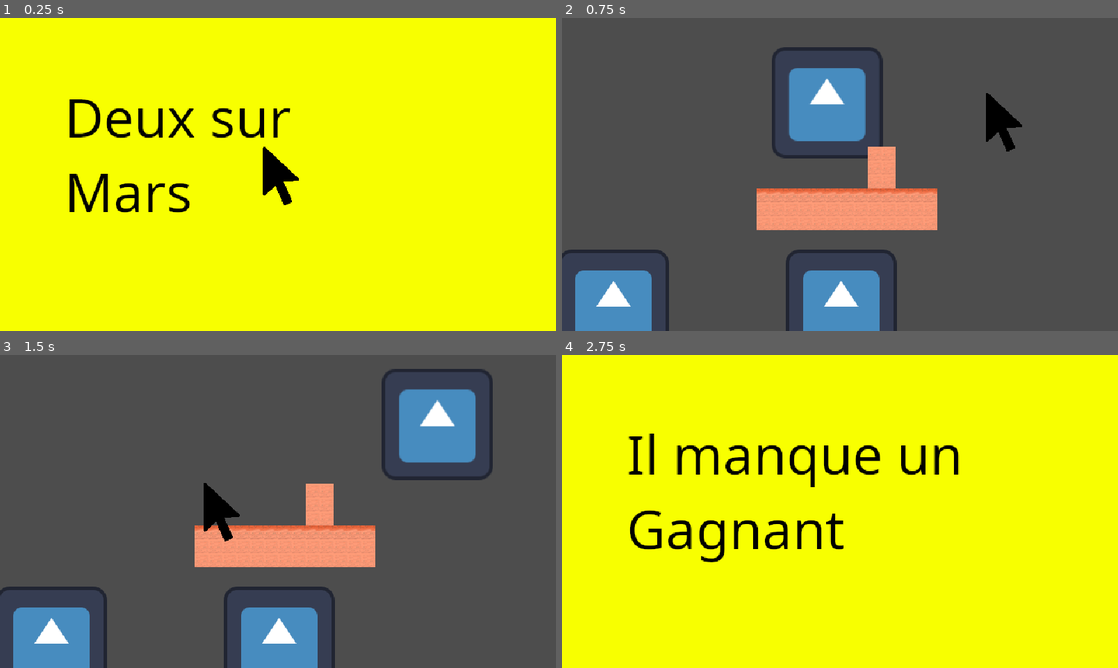
Above: before the commit, frames 1-4 (two rows, left to right).
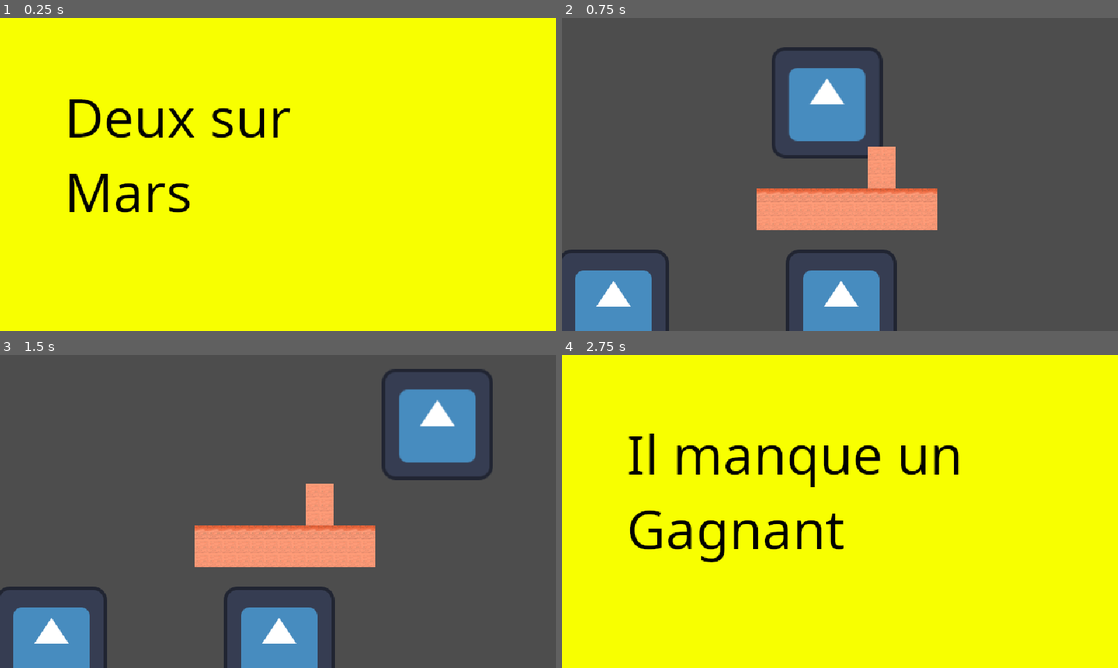
Above: after the commit, the same moments.

Repository: LeResteDuMonde/GameJamPSU
Game: Godot game, scene res://scene/Main.tscn
Same seed, same stepped clock (60 frames per second), same inputs: the game is played once before the commit and once after it. The engine's default icon, where the game draws it, is replaced by a stand-in: a white triangle on a blue panel in a dark square.
Inputs (mouse positions are in pixels of both pictures, inside the frame that each line leads up to):
- Up to frame 1 (0.25 s): no input
- Up to frame 2 (0.75 s): tap Enter at 0.5 s; move the mouse to (962, 158) at 0.52 s; hold D (right) from 0.53 s (still down); hold Space (jump) from 0.53 s (still down); click (962, 158) at 0.6 s
- Up to frame 3 (1.5 s): keep holding D (right); move the mouse to (166, 527) at 1.27 s; release Space (jump) at 1.28 s; tap Space (jump) at 1.35 s
- Up to frame 4 (2.75 s): tap Space (jump) at 1.52, 1.82 s; click (728, 527) at 1.55 s; move the mouse to (895, 442) at 2.02 s; release D (right) at 2.03 s; hold Q (left) from 2.03 s (still down); hold Space (jump) from 2.03 s (still down); click (895, 442) at 2.1 s

The runs differ from the first frame. In frame 1, 0.6% of the frame differs, in the area x 47-54%, y 41-60%; in frame 2, 0.6%; in frame 3, 0.6%; in frame 4, nothing differs.

Commit message:
Starship and working tile

Diff:
--- /dev/null
+++ b/scene/StarShip.tscn
@@ -0,0 +1,19 @@
+[gd_scene load_steps=4 format=3 uid="uid://dn6nb5cwjnt1m"]
+
+[ext_resource type="Texture2D" uid="uid://b41lia1bqwjuf" path="res://sprite/starship.png" id="1_kyx64"]
+[ext_resource type="Script" path="res://script/starship.gd" id="2_oj7pe"]
+
+[sub_resource type="RectangleShape2D" id="RectangleShape2D_s51xt"]
+size = Vector2(43, 66)
+
+[node name="StarShip" type="Node2D"]
+
+[node name="Sprite2D" type="Sprite2D" parent="."]
+texture = ExtResource("1_kyx64")
+
+[node name="Area2D" type="Area2D" parent="."]
+script = ExtResource("2_oj7pe")
+
+[node name="CollisionShape2D" type="CollisionShape2D" parent="Area2D"]
+position = Vector2(0.5, 0)
+shape = SubResource("RectangleShape2D_s51xt")
--- a/scene/Tile.tscn
+++ b/scene/Tile.tscn
@@ -1,11 +1,20 @@
-[gd_scene load_steps=3 format=3 uid="uid://dics3c5ew146h"]
+[gd_scene load_steps=5 format=3 uid="uid://bpr17yvdebkct"]
 
 [ext_resource type="Texture2D" uid="uid://c5ke2pn4kwj4" path="res://sprite/groundTile1.png" id="1_4xv0d"]
+[ext_resource type="Script" path="res://script/deletable.gd" id="1_xwdvg"]
+[ext_resource type="Script" path="res://script/deletableArea.gd" id="3_wnknv"]
 
 [sub_resource type="RectangleShape2D" id="RectangleShape2D_hjywy"]
 size = Vector2(16, 16)
 
-[node name="Tile" type="StaticBody2D"]
+[node name="Tile" type="StaticBody2D" groups=["groundTiles"]]
+script = ExtResource("1_xwdvg")
+
+[node name="Area2D" type="Area2D" parent="."]
+script = ExtResource("3_wnknv")
+
+[node name="CollisionShape2D" type="CollisionShape2D" parent="Area2D" groups=["groundTile"]]
+shape = SubResource("RectangleShape2D_hjywy")
 
 [node name="CollisionShape2D" type="CollisionShape2D" parent="."]
 shape = SubResource("RectangleShape2D_hjywy")
--- a/script/deletableArea.gd
+++ b/script/deletableArea.gd
@@ -25,6 +25,7 @@
 
 func _input(event):
 	if event.is_action_released("click") && isSelected:
+		print("click")
 		for g in object.get_groups():
 			get_tree().call_group(g, "delete")
 		GameManager.switchToPlayPhase()
--- a/script/manager/cursorManager.gd
+++ b/script/manager/cursorManager.gd
@@ -5,7 +5,7 @@
 
 func _ready():
 	Input.set_mouse_mode(Input.MOUSE_MODE_HIDDEN)
-	spawnCursor() # TODO remove
+#	spawnCursor() # TODO remove
 
 func spawnCursor():
 #	print("spawn cursor")
--- a/script/manager/gameManager.gd
+++ b/script/manager/gameManager.gd
@@ -50,6 +50,7 @@
 		switchToPlayPhase()
 
 func win():
+	PlayerManager.respawnPlayer()
 	if not player1Alive:
 		displayEndScreen(2)
 	elif not player2Alive:
@@ -88,4 +89,3 @@
 	elif currPlayer == 2:
 		currPlayer = 1
 	print("Starting Play Phase for Player", currPlayer)
-	PlayerManager.respawnPlayer(Vector2.ZERO)
--- a/script/manager/playerManager.gd
+++ b/script/manager/playerManager.gd
@@ -2,14 +2,17 @@
 
 var playerS = preload("res://scene/Player.tscn")
 var player
+var playerInitialPos
 
 func _ready():
 	player = GameManager.main.get_node("Player")
+	playerInitialPos = player.position
 
 func movePlayer(delta,direction,jump):
-	player.move(delta,direction,jump)
+	if not GameManager.isDeletePhase:
+		player.move(delta,direction,jump)
 
-func respawnPlayer(position):
-	print("TODO respawn")
+func respawnPlayer():
+	player.position = playerInitialPos
 #	player = playerS.instantiate()
 #	GameManager.main.add_child(player)
--- /dev/null
+++ b/script/starship.gd
@@ -0,0 +1,8 @@
+extends Area2D
+
+func _ready():
+	area_entered.connect(onAreaEntered)
+
+func onAreaEntered(area):
+	if area.get_node("..").name == "Player":
+		GameManager.win()
Binary file added: sprite/starship.png
Not shown, added: sprite/starship.png.import
